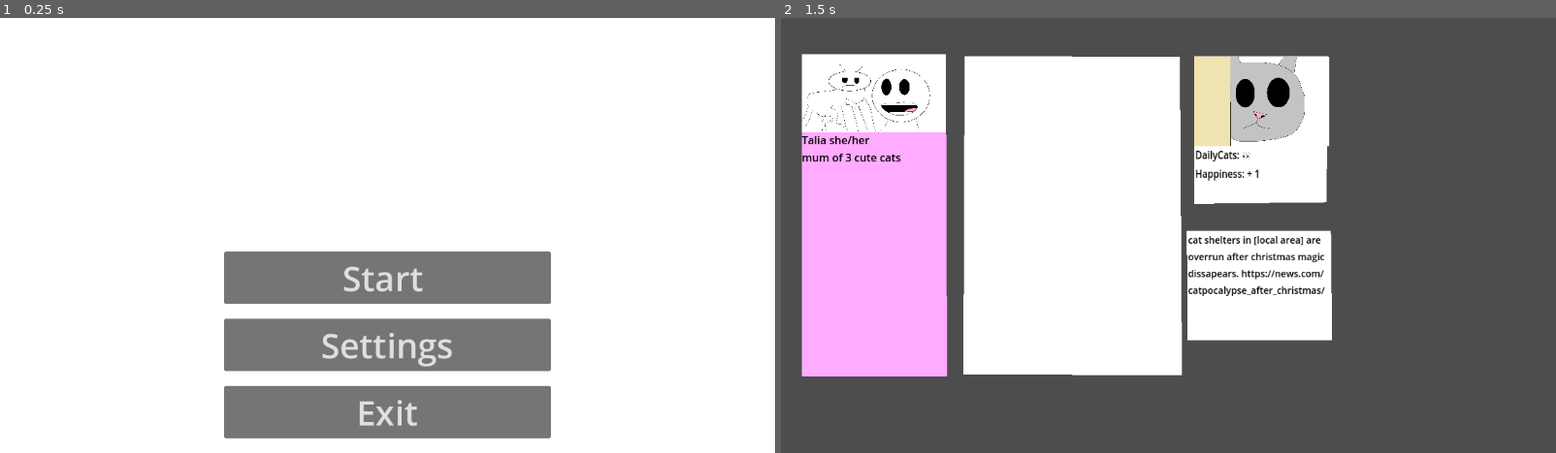
Above: before the commit, frames 1-2 (left to right).
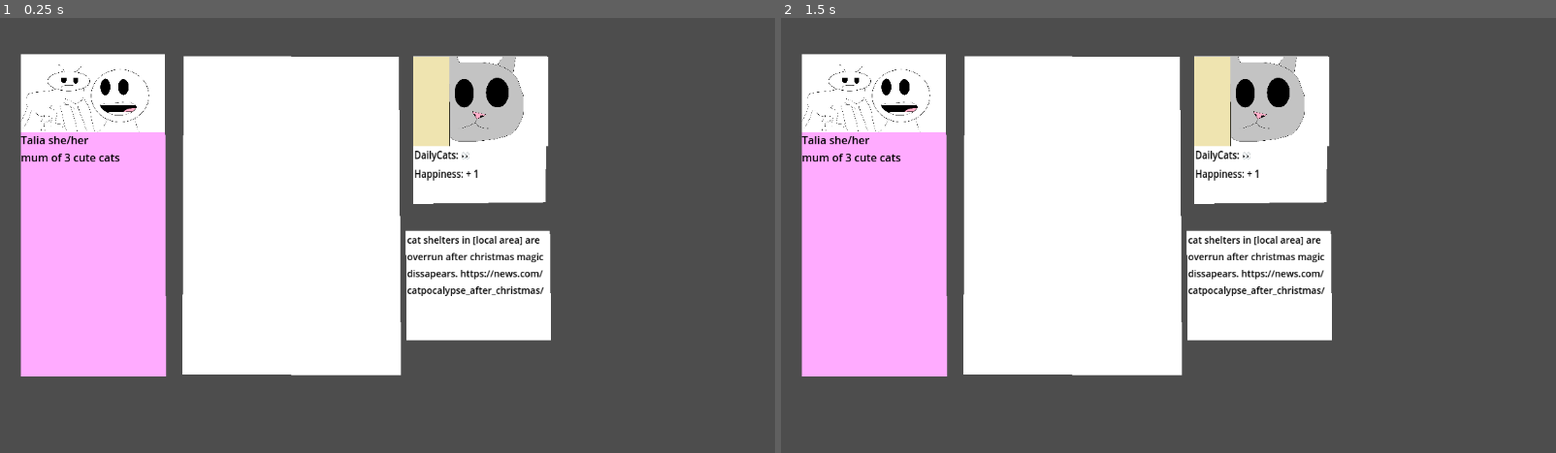
Above: after the commit, the same moments.

Repository: Wilvy10/Bonk
Game: Godot game, scene res://scenes/main_game.tscn
The game is run twice, just before and just after one commit, with the same random seed, the same clock (stepped at 60 frames per second) and the same inputs. Before the commit the project starts from res://scenes/Menu.tscn.
Inputs (mouse positions are in pixels of both pictures, inside the frame that each line leads up to):
- Up to frame 1 (0.25 s): no input
- Up to frame 2 (1.5 s): click (1168, 279) at 0.5 s, where only the run before the commit has a clickable "Start"; tap Enter at 1.25 s; move the mouse to (1339, 213) at 1.27 s

The runs differ from the first frame. In frame 1, 78% of the frame differs, in the area x 0-100%, y 0-100%; in frame 2, nothing differs.

Commit message:
Auto stash before merge of "main" and "origin/main"

Diff:
--- a/sbgj-bonk(unnamed-project)/project.godot
+++ b/sbgj-bonk(unnamed-project)/project.godot
@@ -11,7 +11,7 @@
 [application]
 
 config/name="SBGJ-Bonk(unnamed_project)"
-run/main_scene="uid://yq3amqpq6k4p"
+run/main_scene="uid://ch3su8g5bqec0"
 config/features=PackedStringArray("4.5", "Mobile")
 config/icon="res://icon.svg"
 
--- a/sbgj-bonk(unnamed-project)/scenes/main_game.tscn
+++ b/sbgj-bonk(unnamed-project)/scenes/main_game.tscn
@@ -1,9 +1,10 @@
-[gd_scene load_steps=5 format=3 uid="uid://ch3su8g5bqec0"]
+[gd_scene load_steps=6 format=3 uid="uid://ch3su8g5bqec0"]
 
 [ext_resource type="Texture2D" uid="uid://cg2405b3teyai" path="res://images/Person Icons/cat_person.png" id="1_d2op2"]
 [ext_resource type="Script" uid="uid://d0yl56gloome3" path="res://scripts/post.gd" id="2_0rdsr"]
 [ext_resource type="Texture2D" uid="uid://bov0ajova0mav" path="res://images/Post Icons/peeking_cat.png" id="3_ipu61"]
 [ext_resource type="Script" uid="uid://dpjsttnwfnlcc" path="res://scenes/drop_box.gd" id="4_0rdsr"]
+[ext_resource type="Script" uid="uid://b3nj8wxf7wwnl" path="res://scripts/spawner.gd" id="5_ipu61"]
 
 [node name="Node2D" type="Node2D"]
 
@@ -86,5 +87,9 @@
 polygon = PackedVector2Array(273, 57, 593, 58, 596, 532, 271, 531)
 script = ExtResource("4_0rdsr")
 
+[node name="Node2D" type="Node2D" parent="."]
+position = Vector2(978, 277)
+script = ExtResource("5_ipu61")
+
 [connection signal="button_down" from="post/Button" to="post" method="_on_button_button_down"]
 [connection signal="button_up" from="post/Button" to="post" method="_on_button_button_up"]
--- /dev/null
+++ b/sbgj-bonk(unnamed-project)/scripts/spawner.gd
@@ -0,0 +1,2 @@
+extends Node2D
+#instance object post with value of random (0 to final post)
Not shown, added: sbgj-bonk(unnamed-project)/scripts/spawner.gd.uid
